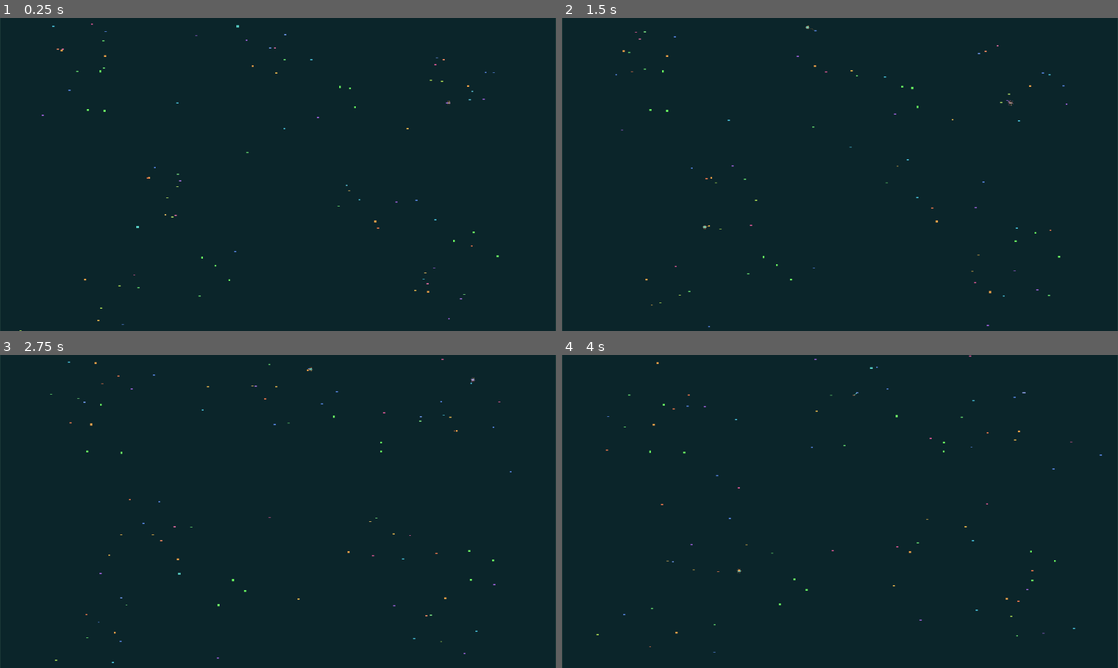
Above: before the commit, frames 1-4 (two rows, left to right).
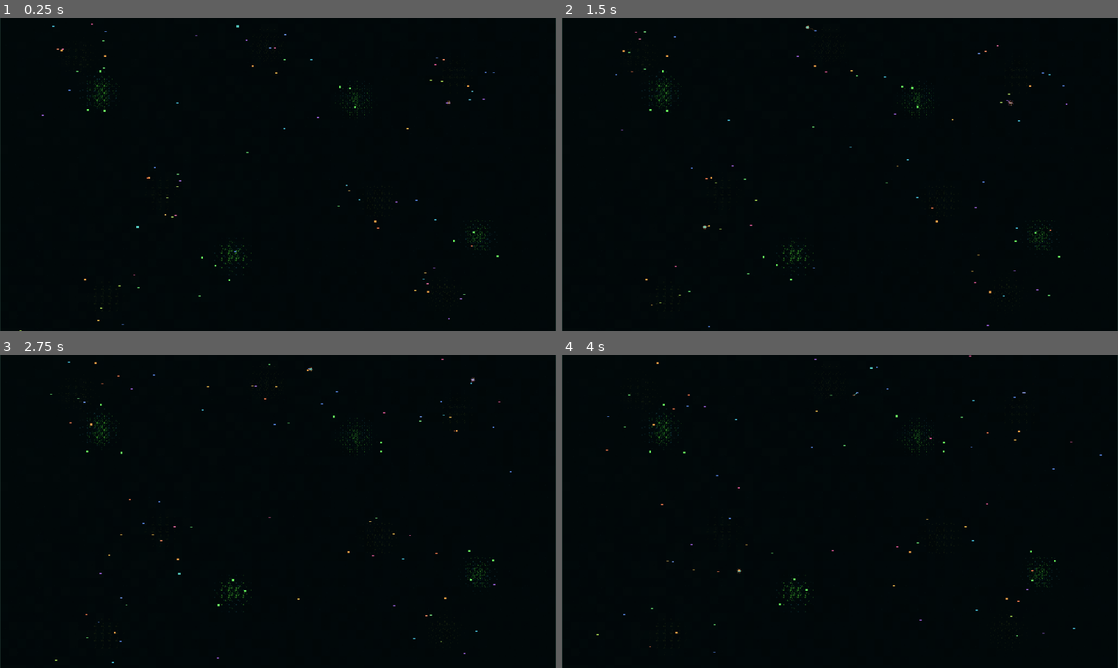
Above: after the commit, the same moments.

Repository: Rzbck/MicroC0re
Game: Godot game, scene res://src/app/main.tscn
Two runs of this game, one before a commit and one after it. Both use one fixed random seed, a clock stepped at 60 frames per second and the inputs below.
Inputs (mouse positions are in pixels of both pictures, inside the frame that each line leads up to):
- Up to frame 1 (0.25 s): no input
- Up to frame 2 (1.5 s): tap Enter at 0.5 s; move the mouse to (962, 158) at 0.52 s; hold D 0.53-1.25 s; tap F at 0.6 s; click (962, 158) at 0.67 s; tap Space at 0.77, 1.25 s; drag from (728, 190) to (812, 237) at 1.27 s
- Up to frame 3 (2.75 s): move the mouse to (333, 442) at 2.02 s; hold D from 2.03 s (still down); tap N at 2.1 s
- Up to frame 4 (4 s): release D at 2.75 s; drag from (812, 574) to (673, 464) at 2.77 s; move the mouse to (1006, 558) at 3.52 s; hold A from 3.53 s (still down); tap 2 at 3.6 s; tap Space at 3.77 s

The runs differ from the first frame. In frame 1, 99% of the frame differs, in the area x 0-100%, y 0-100%; in frame 2, 99%; in frame 3, 99%; in frame 4, 99%.

Commit message:
Fix biome UV sampling and seeded ecological growth

Diff:
--- a/src/app/biome_material_renderer.gd
+++ b/src/app/biome_material_renderer.gd
@@ -8,6 +8,7 @@
 var _mask_b_image: Image
 var _mask_a_texture: ImageTexture
 var _mask_b_texture: ImageTexture
+var _uv_driver_texture: ImageTexture
 var _water_material: ShaderMaterial
 var _biome_material: ShaderMaterial
 
@@ -23,6 +24,13 @@
 	_mask_a_texture = ImageTexture.create_from_image(_mask_a_image)
 	_mask_b_texture = ImageTexture.create_from_image(_mask_b_image)
 
+	# Polygon2D only builds/passes its UV array when it owns a valid texture.
+	# The biome shaders do not sample TEXTURE, but this 1x1 opaque texture is
+	# required so UV spans 0..1 instead of collapsing to the default corner.
+	var uv_driver_image := Image.create(1, 1, false, Image.FORMAT_RGBA8)
+	uv_driver_image.fill(Color.WHITE)
+	_uv_driver_texture = ImageTexture.create_from_image(uv_driver_image)
+
 	_water_material = ShaderMaterial.new()
 	_water_material.shader = WaterShader
 	_water_material.set_shader_parameter("world_size", _world_size)
@@ -37,11 +45,13 @@
 
 	var water := _make_world_quad(_water_material)
 	water.name = "WaterShaderLayer"
-	water.z_index = -30
+	water.z_as_relative = false
+	water.z_index = -2
 	add_child(water)
 	var biome := _make_world_quad(_biome_material)
 	biome.name = "BiomeMaterialLayer"
-	biome.z_index = -29
+	biome.z_as_relative = false
+	biome.z_index = -1
 	add_child(biome)
 	refresh_from_sim(sim)
 
@@ -55,8 +65,18 @@
 			var detritus := clampf(float(sim.detritus.get_cell(x, y)) * 4.2, 0.0, 1.0)
 			var eps := clampf(float(sim.eps.get_cell(x, y)) * 4.0, 0.0, 1.0)
 			var damage := clampf(float(sim.damage_cue.get_cell(x, y)) * 7.5, 0.0, 1.0)
-			var oxygen := clampf(float(sim.oxygen.get_cell(x, y)) * 1.15, 0.0, 1.0)
-			var nutrient := clampf(float(sim.nutrient.get_cell(x, y)) * 1.10, 0.0, 1.0)
+			# Oxygen has a 0.42 baseline in the simulation. Only oxygen enrichment
+			# should become artwork; otherwise the whole dish becomes cyan noise.
+			var oxygen := clampf(
+				(float(sim.oxygen.get_cell(x, y)) - 0.46) * 2.4,
+				0.0,
+				1.0
+			)
+			var nutrient := clampf(
+				(float(sim.nutrient.get_cell(x, y)) - 0.04) * 1.35,
+				0.0,
+				1.0
+			)
 			var waste := clampf(float(sim.waste.get_cell(x, y)) * 1.55, 0.0, 1.0)
 			_mask_a_image.set_pixel(x, y, Color(producer, detritus, eps, damage))
 			_mask_b_image.set_pixel(x, y, Color(oxygen, nutrient, waste, 0.0))
@@ -80,6 +100,7 @@
 		Vector2(1, 1), Vector2(0, 1),
 	])
 	quad.color = Color.WHITE
+	quad.texture = _uv_driver_texture
 	quad.material = material_value
 	quad.texture_filter = CanvasItem.TEXTURE_FILTER_NEAREST
 	return quad
--- a/src/app/pixel_microscope.gd
+++ b/src/app/pixel_microscope.gd
@@ -155,8 +155,6 @@
 func _setup_biome_renderer() -> void:
 	biome_renderer = BiomeMaterialRendererScript.new()
 	biome_renderer.name = "BiomeMaterialRenderer"
-	biome_renderer.z_as_relative = false
-	biome_renderer.z_index = -20
 	add_child(biome_renderer)
 	biome_renderer.initialize(sim)
 
--- a/src/app/shaders/biome_material.gdshader
+++ b/src/app/shaders/biome_material.gdshader
@@ -13,9 +13,9 @@
 	return fract(p.x * p.y);
 }
 
-float density_hit(float value, float h, float density) {
-	float v = smoothstep(0.10, 0.88, value);
-	return step(h, v * density);
+float density_alpha(float value, float h, float density) {
+	float v = smoothstep(0.06, 0.90, value) * density;
+	return smoothstep(h - 0.025, h + 0.025, v);
 }
 
 void fragment() {
@@ -40,49 +40,62 @@
 	vec3 color = vec3(0.0);
 	float alpha = 0.0;
 
-	float producer_on = density_hit(producer, h0, 0.34) * step(0.18, producer);
-	producer_on *= step(h2, 0.30 + producer * 0.62);
-	if (producer_on > 0.5) {
+	float producer_on = density_alpha(producer, h0, 0.46) * smoothstep(0.07, 0.18, producer);
+	float producer_cluster = smoothstep(
+		h2 - 0.035,
+		h2 + 0.035,
+		0.18 + producer * 0.76
+	);
+	producer_on *= producer_cluster;
+	if (producer_on > 0.01) {
 		float highlight = step(0.72, h1);
-		color = mix(vec3(0.055, 0.26, 0.10), vec3(0.26, 0.70, 0.18), highlight);
-		alpha = max(alpha, 0.38 + producer * 0.32);
+		vec3 producer_color = mix(
+			vec3(0.055, 0.26, 0.10),
+			vec3(0.26, 0.70, 0.18),
+			highlight
+		);
+		color = mix(color, producer_color, producer_on);
+		alpha = max(alpha, producer_on * (0.42 + producer * 0.40));
 	}
 
 	float line_x = step(0.80, fract((pixel.x + floor(h3 * 3.0)) / 5.0));
 	float line_y = step(0.84, fract((pixel.y + floor(h2 * 4.0)) / 6.0));
-	float lattice = max(line_x, line_y) * step(0.16, eps) * step(h1, eps * 0.68);
-	if (lattice > 0.5) {
-		color = mix(color, vec3(0.08, 0.43, 0.39), 0.82);
-		alpha = max(alpha, 0.22 + eps * 0.36);
+	float lattice = max(line_x, line_y)
+		* smoothstep(0.025, 0.10, eps)
+		* density_alpha(eps, h1, 0.82);
+	if (lattice > 0.01) {
+		color = mix(color, vec3(0.08, 0.43, 0.39), lattice * 0.86);
+		alpha = max(alpha, lattice * (0.24 + eps * 0.42));
 	}
 
-	float debris = density_hit(detritus, h1, 0.22) * step(0.12, detritus);
-	if (debris > 0.5) {
-		color = mix(color, vec3(0.50, 0.28, 0.11), 0.90);
-		alpha = max(alpha, 0.30 + detritus * 0.42);
+	float debris = density_alpha(detritus, h1, 0.38) * smoothstep(0.035, 0.12, detritus);
+	if (debris > 0.01) {
+		color = mix(color, vec3(0.50, 0.28, 0.11), debris * 0.92);
+		alpha = max(alpha, debris * (0.34 + detritus * 0.44));
 	}
 
-	float wound = density_hit(damage, h0, 0.28) * step(0.10, damage);
-	if (wound > 0.5) {
+	float wound = density_alpha(damage, h0, 0.46) * smoothstep(0.025, 0.10, damage);
+	if (wound > 0.01) {
 		float hot = step(0.70, h2);
-		color = mix(vec3(0.48, 0.08, 0.06), vec3(0.95, 0.31, 0.10), hot);
-		alpha = max(alpha, 0.38 + damage * 0.48);
+		vec3 wound_color = mix(vec3(0.48, 0.08, 0.06), vec3(0.95, 0.31, 0.10), hot);
+		color = mix(color, wound_color, wound);
+		alpha = max(alpha, wound * (0.40 + damage * 0.48));
 	}
 
-	float oxygen_glint = density_hit(max(oxygen - 0.24, 0.0), h0, 0.09);
-	if (oxygen_glint > 0.5 && alpha < 0.34) {
-		color = vec3(0.20, 0.62, 0.70);
-		alpha = max(alpha, 0.16 + oxygen * 0.12);
+	float oxygen_glint = density_alpha(oxygen, h0, 0.11) * smoothstep(0.08, 0.24, oxygen);
+	if (oxygen_glint > 0.01 && alpha < 0.34) {
+		color = mix(color, vec3(0.20, 0.62, 0.70), oxygen_glint);
+		alpha = max(alpha, oxygen_glint * 0.25);
 	}
-	float nutrient_grain = density_hit(max(nutrient - 0.20, 0.0), h1, 0.08);
-	if (nutrient_grain > 0.5 && alpha < 0.30) {
-		color = vec3(0.34, 0.42, 0.12);
-		alpha = max(alpha, 0.13 + nutrient * 0.10);
+	float nutrient_grain = density_alpha(nutrient, h1, 0.10) * smoothstep(0.08, 0.24, nutrient);
+	if (nutrient_grain > 0.01 && alpha < 0.30) {
+		color = mix(color, vec3(0.34, 0.42, 0.12), nutrient_grain);
+		alpha = max(alpha, nutrient_grain * 0.22);
 	}
-	float waste_grain = density_hit(max(waste - 0.24, 0.0), h2, 0.055);
-	if (waste_grain > 0.5 && alpha < 0.30) {
-		color = vec3(0.35, 0.19, 0.13);
-		alpha = max(alpha, 0.13 + waste * 0.10);
+	float waste_grain = density_alpha(waste, h2, 0.075) * smoothstep(0.08, 0.24, waste);
+	if (waste_grain > 0.01 && alpha < 0.30) {
+		color = mix(color, vec3(0.35, 0.19, 0.13), waste_grain);
+		alpha = max(alpha, waste_grain * 0.20);
 	}
 	float day = mix(0.78, 1.0, clamp(scene_light, 0.0, 1.0));
 	COLOR = vec4(color * day, clamp(alpha, 0.0, 0.82));
--- a/src/app/shaders/water_background.gdshader
+++ b/src/app/shaders/water_background.gdshader
@@ -25,10 +25,10 @@
 	vec3 cool = vec3(0.012, 0.060, 0.064);
 	vec3 color = mix(deep, mid, broad * 0.34);
 	color = mix(color, cool, wave * 0.10);
-	if (fine > 0.986) {
-		color += vec3(0.010, 0.026, 0.027);
-	} else if (fine < 0.018) {
-		color *= 0.82;
+	if (fine > 0.9975) {
+		color += vec3(0.008, 0.020, 0.021);
+	} else if (fine < 0.004) {
+		color *= 0.88;
 	}
 	float day = mix(0.70, 1.0, clamp(scene_light, 0.0, 1.0));
 	COLOR = vec4(color * day, 1.0);
--- a/src/simulation/petri_simulation.gd
+++ b/src/simulation/petri_simulation.gd
@@ -90,6 +90,7 @@
 var damage_cue_diffusion: float = 3.8
 var damage_cue_decay: float = 0.72
 var producer_decay: float = 0.0006
+var producer_spread_diffusion: float = 0.025
 var producer_growth_rate: float = 0.014
 var producer_oxygen_rate: float = 0.018
 var producer_leak_rate: float = 0.0035
@@ -382,7 +383,7 @@
 			)
 			eps.diffuse(eps_diffusion, SLOW_BIOME_DT, eps_decay)
 			producer_biomass.diffuse(
-				0.0,
+				producer_spread_diffusion,
 				SLOW_BIOME_DT,
 				producer_decay
 			)
@@ -1811,6 +1812,13 @@
 			Vector2(cell.position),
 			photo_gain * 0.025
 		)
+		# Phototrophic bacteria can slowly seed local attached producer material.
+		# This is deliberately tiny: it should be an ecological footprint over
+		# tens of seconds/minutes, never a trail painted every frame.
+		producer_biomass.add_nearest_world(
+			Vector2(cell.position),
+			photo_gain * 0.018
+		)
 
 	if (consumed > 0.0 or scavenged > 0.0) and not bool(cell.dividing):
 		var growth_delta: float = (
@@ -1936,8 +1944,12 @@
 		var biomass: float = float(producer_biomass.values[i])
 		var local_nutrient: float = float(nutrient.values[i])
 		var carrying: float = clampf(1.0 - biomass, 0.0, 1.0)
+		# Logistic mat growth requires an existing local seed. Without the
+		# biomass factor, every empty field cell spontaneously became a producer
+		# patch and the whole dish eventually turned into uniform green wallpaper.
 		var growth: float = (
 			producer_growth_rate
+			* biomass
 			* light_value
 			* (0.25 + 0.75 * clampf(local_nutrient * 2.0, 0.0, 1.0))
 			* carrying
--- a/tests/smoke_test.gd
+++ b/tests/smoke_test.gd
@@ -51,6 +51,21 @@
 		errors.append("biome: producer self-shading did not attenuate local light")
 	if shaded_light <= 0.0 or not is_finite(shaded_light):
 		errors.append("biome: producer self-shading produced invalid light")
+
+	# Regression: producer mats may grow/spread from real seeds, but an empty
+	# field must not spontaneously turn into full-screen producer wallpaper.
+	var mat_probe = PetriSimulationScript.new(77123)
+	mat_probe.producer_biomass.fill(0.0)
+	mat_probe.nutrient.fill(1.0)
+	mat_probe._advance_producer_mat(5.0)
+	if mat_probe.producer_biomass.total() > 0.000001:
+		errors.append("biome: empty producer field nucleated without a seed")
+	var mat_position := Vector2(48.0, 48.0)
+	mat_probe.producer_biomass.add_nearest_world(mat_position, 0.40)
+	var seeded_before: float = mat_probe.producer_biomass.total()
+	mat_probe._advance_producer_mat(1.0)
+	if mat_probe.producer_biomass.total() <= seeded_before:
+		errors.append("biome: seeded producer mat failed to grow")
 
 	var first = PetriSimulationScript.new(424242)
 	var second = PetriSimulationScript.new(424242)
Not shown, changed: docs/ART_DIRECTION.md
Not shown, changed: docs/BIOME.md
Not shown, changed: docs/STATUS.md
